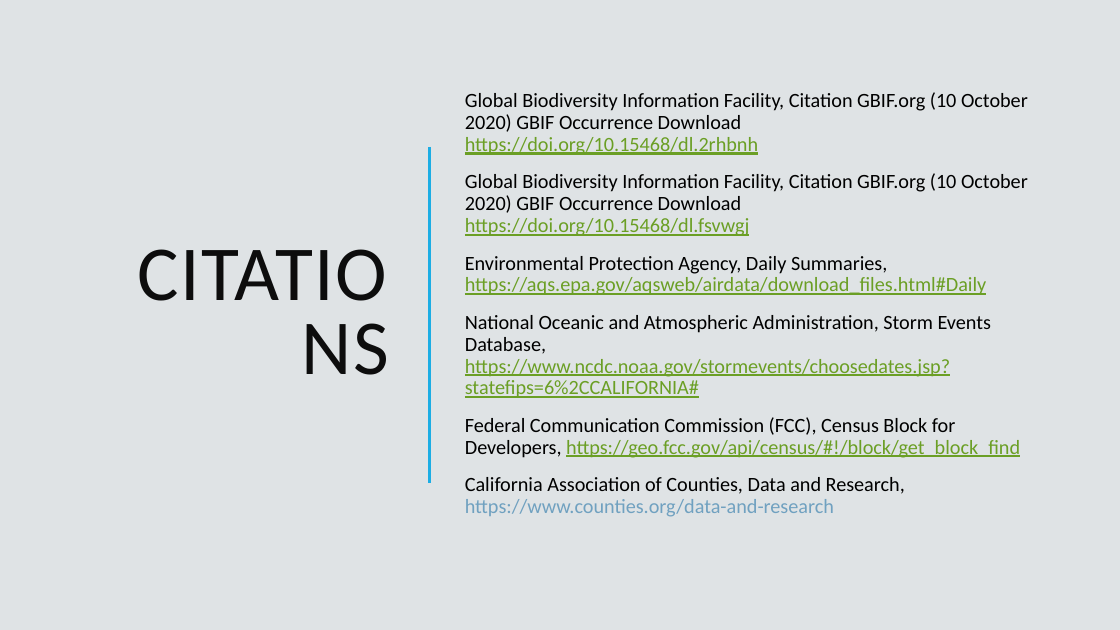
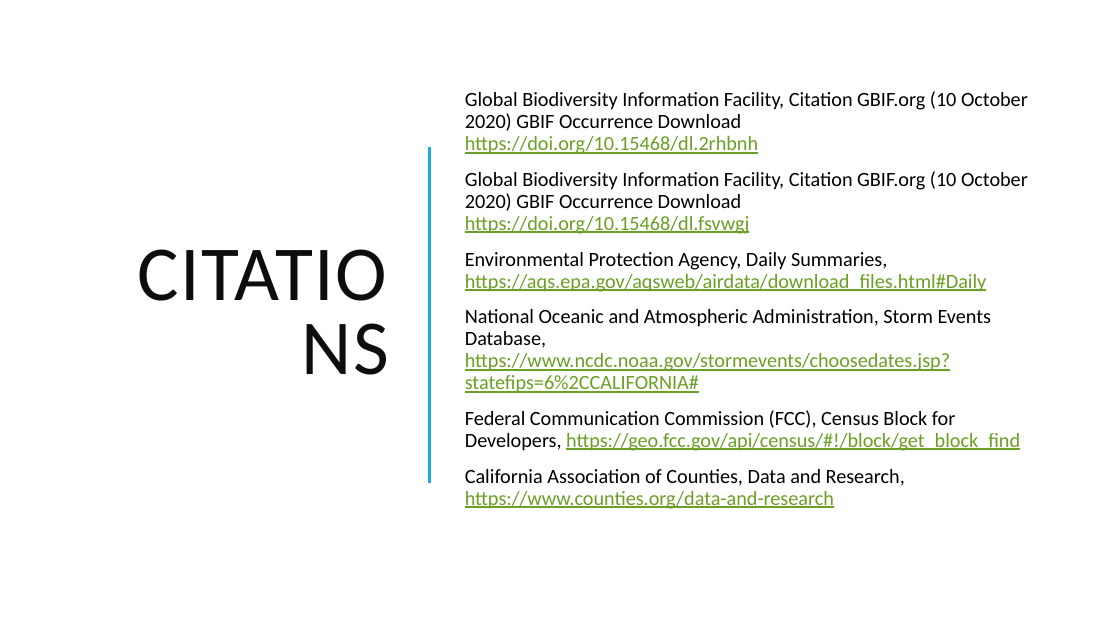
Before and after one commit to sierrah154/Final_Project-Aves, a slide deck: slide 9 of Presentation/Aves- Final Project.pptx (slide 10 before the commit). Drawn at 1120x630 pixels with LibreOffice and Linux fonts; fonts in the diff are those of the drawing. Boxes give left, top, right and bottom in pixels: in the first picture for what was removed or moved away, otherwise in the second. Text is boxed around its words. In the diff, an @@ line names an element or a change of style, - is before the commit and + after.

```diff
--- a/Presentation/Aves- Final Project.pptx
+++ b/Presentation/Aves- Final Project.pptx
@@ background #DFE3E5 to #FFFFFF @@
@@ text "Global Biodiversity Information Facility, Citation ..." at <box>465,91,1028,509</box>: text colour #70A1C0 to #6B9F25, underline on in "https://www.counties.org/data-and-research"; less space between paragraphs @@
```
Also in this commit, not shown: 3 other slides changed, 5 slides added, 6 slides removed.
